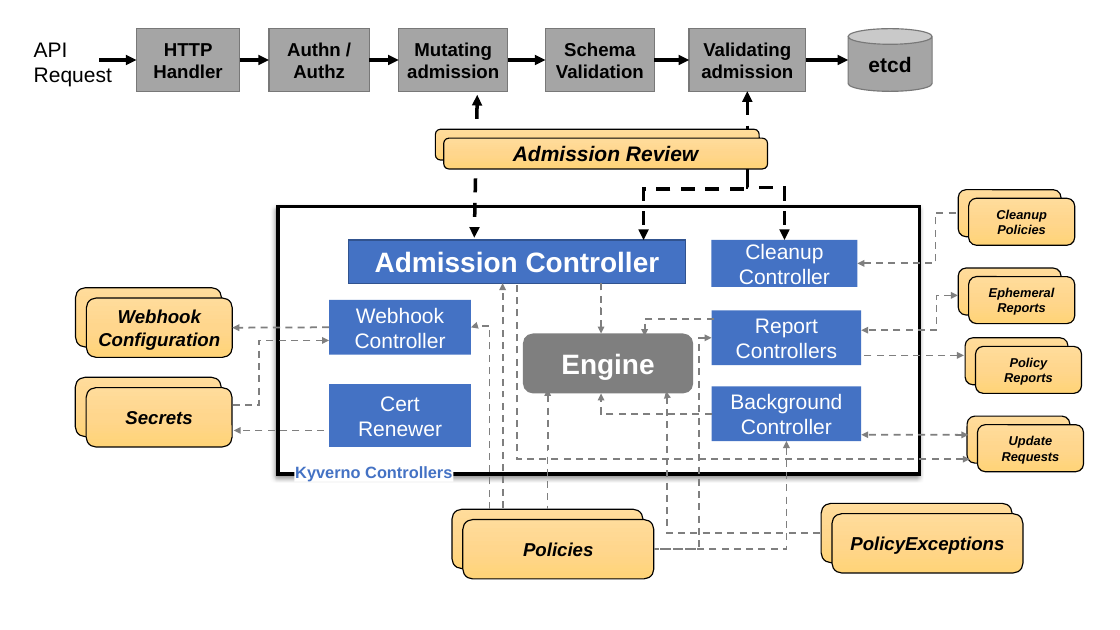
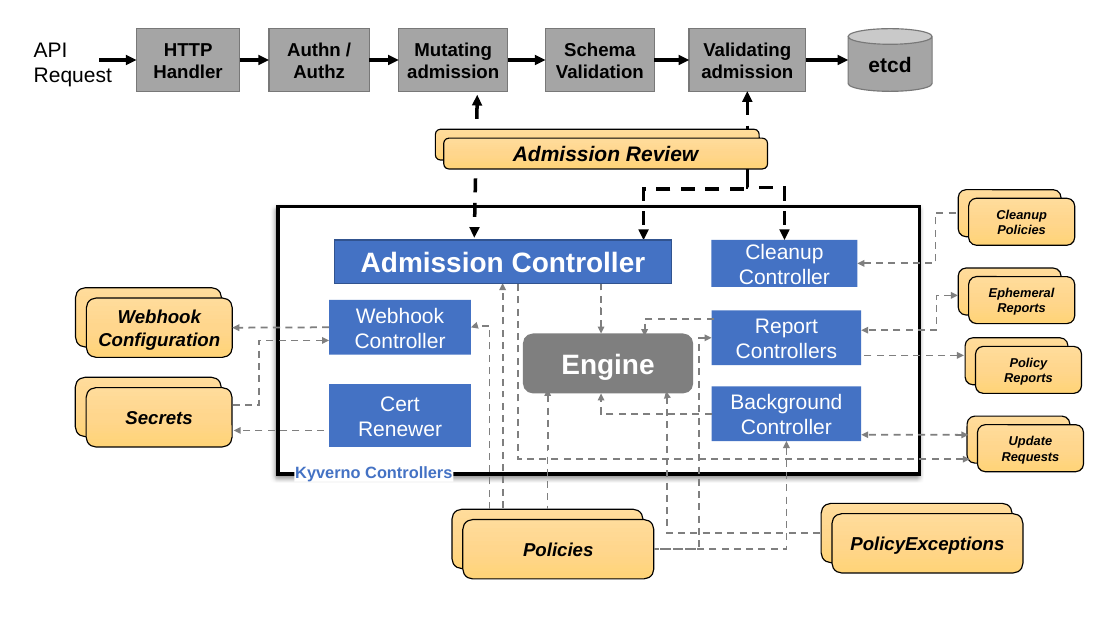
Before and after one commit to kyverno/website, a slide deck: slide 1 of static/images/kyverno_website_graphics.pptx. Drawn at 1120x630 pixels with LibreOffice and Linux fonts; fonts in the diff are those of the drawing. Boxes give left, top, right and bottom in pixels: in the first picture for what was removed or moved away, otherwise in the second. Text is boxed around its words. In the diff, an @@ line names an element or a change of style, - is before the commit and + after.

```diff
--- a/static/images/kyverno_website_graphics.pptx
+++ b/static/images/kyverno_website_graphics.pptx
@@ rectangle "Admission Controller": place and size @@
-rectangle "Admission Controller" at (349,240,686,283)
+rectangle "Admission Controller" at (334,240,672,283)
@@ elbow arrow (970, 460) - (518, 283): route changed @@
```
Also in this commit, not shown: 1 other file.
